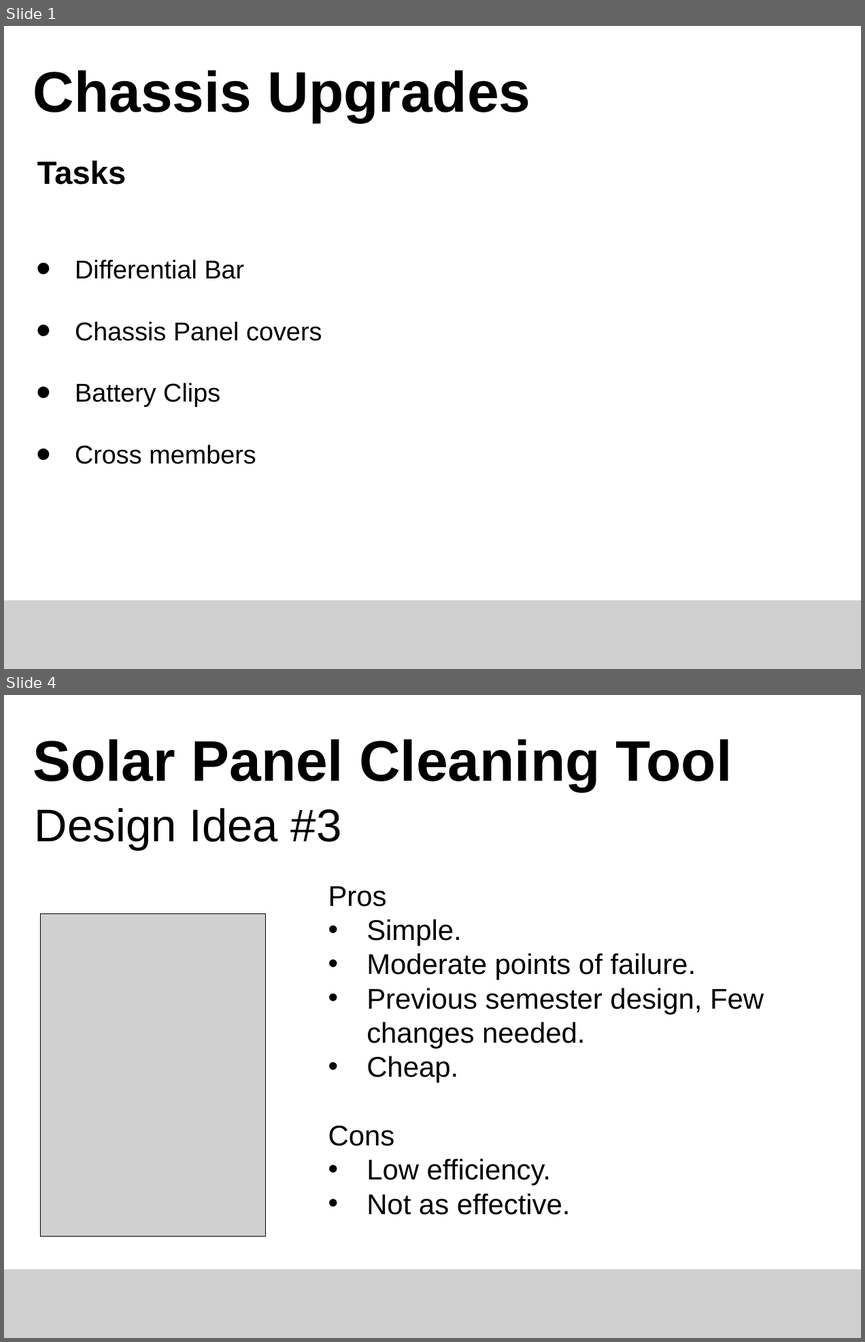
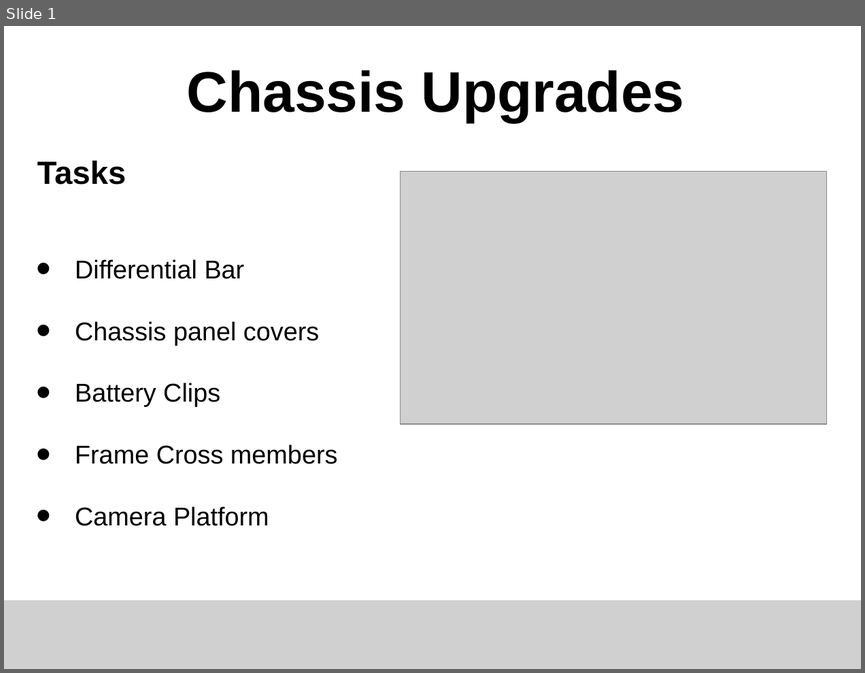
Before and after one commit to ISU-MAVRIC/MAVRIC_Hardware, a slide deck: MAVRIC Midterm Design Powerpoint/MAVRIC14 Jeffrey Kyle Chassis Midterm Design Review.pptx. Shown one above the other, each under a label of ours: slides 1 and 4 before the commit, slide 1 after it; the slides between them are not shown. The pictures are 865x1342 and 865x673 pixels, drawn with LibreOffice and Linux fonts; fonts in the diff are those of the drawing; grey boxes stand for pictures. Boxes give left, top, right and bottom in pixels: in the first picture for what was removed or moved away, otherwise in the second. Text is boxed around its words. In the diff, an @@ line names an element or a change of style, - is before the commit and + after.

```diff
--- a/MAVRIC Midterm Design Powerpoint/MAVRIC14 Jeffrey Kyle Chassis Midterm Design Review.pptx
+++ b/MAVRIC Midterm Design Powerpoint/MAVRIC14 Jeffrey Kyle Chassis Midterm Design Review.pptx
@@ slide 4 removed at (x1=4, y1=695, x2=861, y2=1338), background #FFFFFF @@
@@ text removed at (x1=33, y1=739, x2=732, y2=791) @@
-Solar Panel Cleaning Tool
@@ title removed at (x1=35, y1=808, x2=342, y2=850) @@
-Design Idea #3
@@ text removed at (x1=328, y1=886, x2=764, y2=1215) @@
-Pros
-• Simple.
-• Moderate points of failure.
-• Previous semester design, Few changes needed.
-• Cheap.
-Cons
-• Low efficiency.
-• Not as effective.
@@ picture removed at (x1=40, y1=913, x2=265, y2=1236) @@
@@ picture removed at (x1=4, y1=1269, x2=861, y2=1338) @@
@@ slide 1 changed as well @@
@@ title "Chassis Upgrades" at (x1=187, y1=70, x2=685, y2=123): alignment left to centre @@
@@ picture added at (x1=400, y1=172, x2=827, y2=424) @@
@@ text at (x1=75, y1=321, x2=319, y2=345): text changed @@
-• Chassis Panel covers
+• Chassis panel covers
@@ text at (x1=75, y1=444, x2=338, y2=526): text changed @@
-• Cross members
+• Frame Cross members
+• Camera Platform
```
Also in this commit, not shown: 3 slides added, 2 other slides removed, 1 other file.
